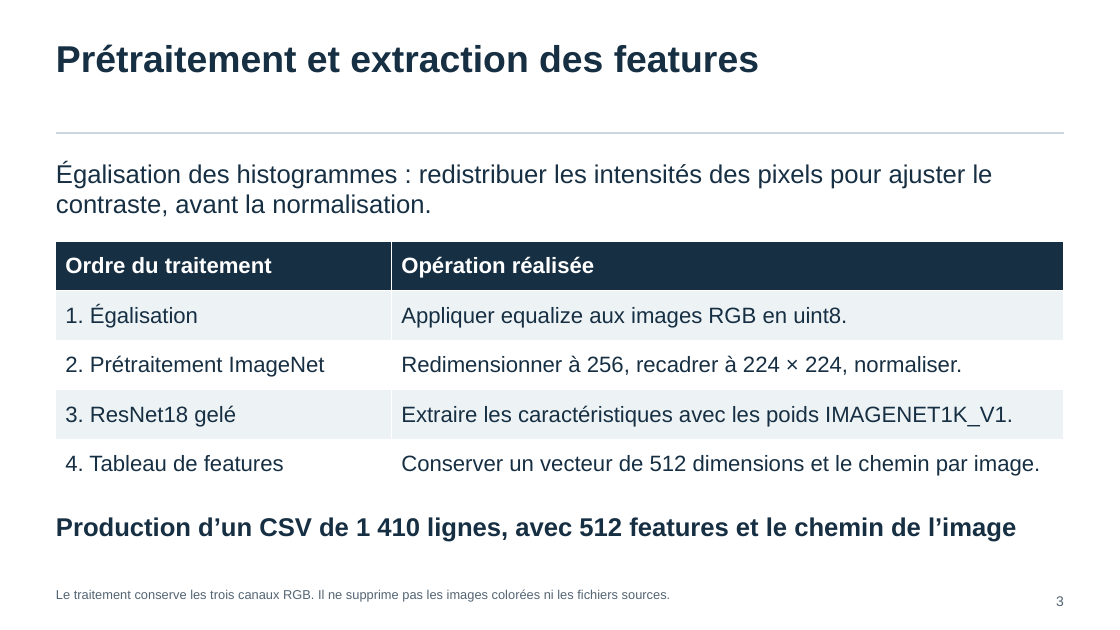
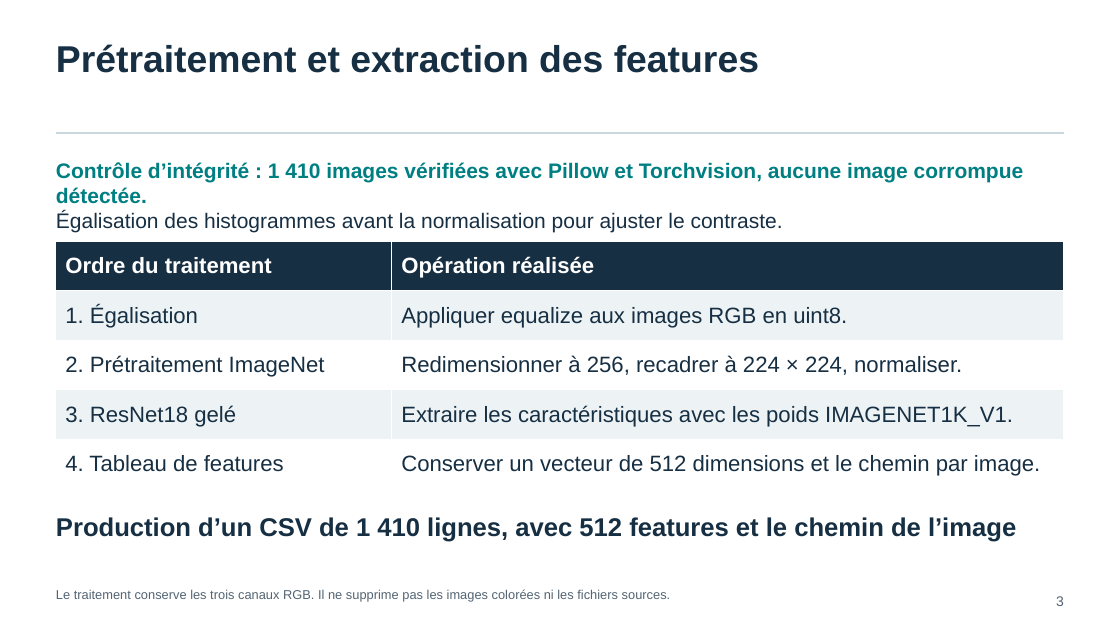
Before and after one commit to Lockeff/Labellisez-et-appliquez-des-approches-semi-supervis-es-en-traitement-d-images, a slide deck: slide 3 of Labellisez et appliquez des approches semi-supervisées en traitement d'images_Ronan_Menguy/Ronan_Menguy_1_Presentation_092026.pptx. Drawn at 1120x630 pixels with LibreOffice and Linux fonts; fonts in the diff are those of the drawing. Boxes give left, top, right and bottom in pixels: in the first picture for what was removed or moved away, otherwise in the second. Text is boxed around its words. In the diff, an @@ line names an element or a change of style, - is before the commit and + after.

```diff
--- a/Labellisez et appliquez des approches semi-supervisées en traitement d'images_Ronan_Menguy/Ronan_Menguy_1_Presentation_092026.pptx
+++ b/Labellisez et appliquez des approches semi-supervisées en traitement d'images_Ronan_Menguy/Ronan_Menguy_1_Presentation_092026.pptx
@@ text at [56,162,1024,233]: text changed; size 22 to 18 pt; text colour #172F43 to #007F82; bold on @@
-Égalisation des histogrammes : redistribuer les intensités des pixels pour ajuster le contraste, avant la normalisation.
+Contrôle d’intégrité : 1 410 images vérifiées avec Pillow et Torchvision, aucune image corrompue détectée.
+Égalisation des histogrammes avant la normalisation pour ajuster le contraste.
```
Also in this commit, not shown: 4 other slides changed, 29 other files.
